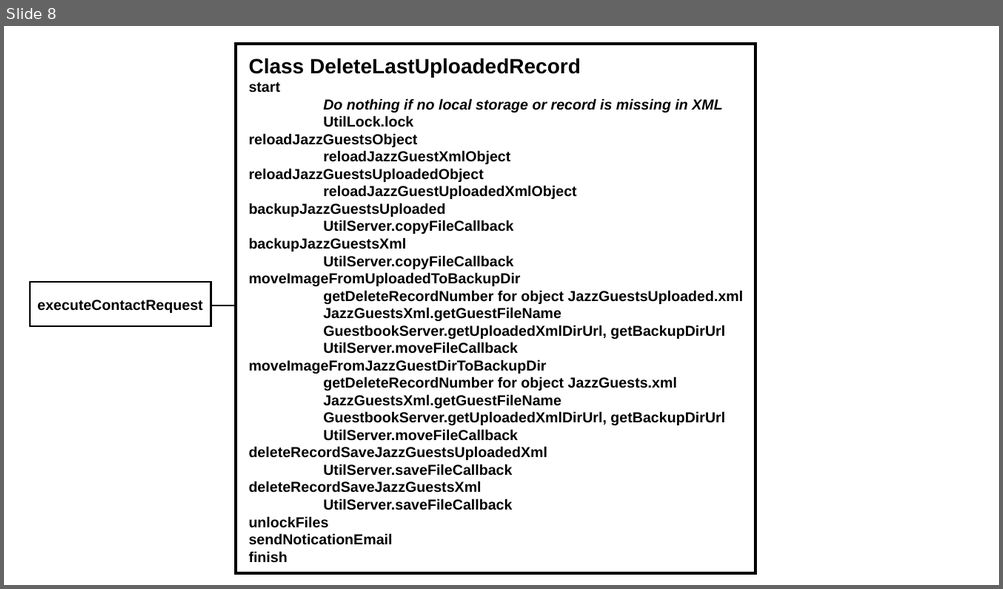
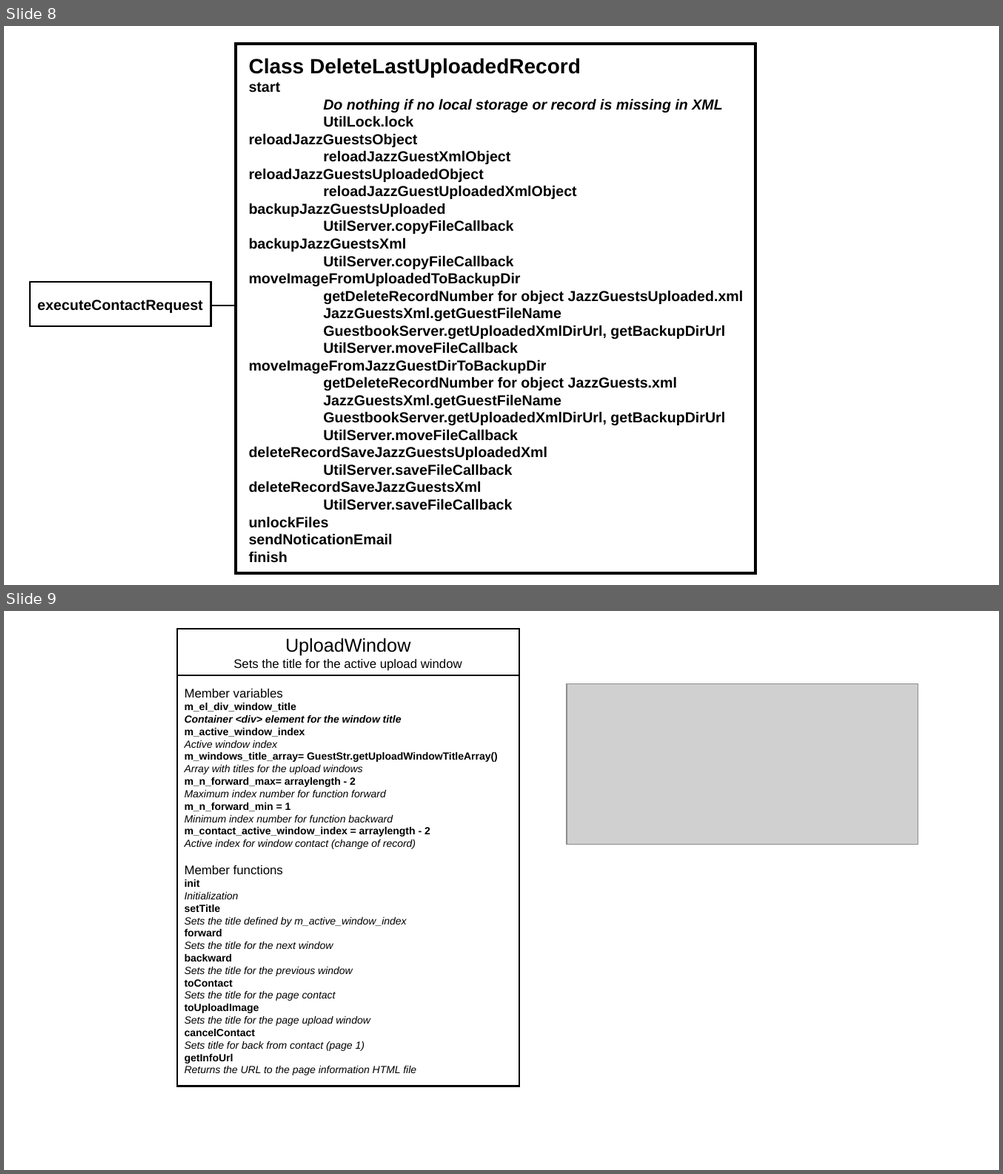
Before and after one commit to JazzLiveAarau/WwwGuestbook, a slide deck: Description/JazzGuestsUpload.pptx. Shown one above the other, each under a label of ours: slide 8 before the commit, slides 8 and 9 after it. The pictures are 1003x589 and 1003x1174 pixels, drawn with LibreOffice and Linux fonts; fonts in the diff are those of the drawing; grey boxes stand for pictures. Boxes give left, top, right and bottom in pixels: in the first picture for what was removed or moved away, otherwise in the second. Text is boxed around its words. In the diff, an @@ line names an element or a change of style, - is before the commit and + after.

```diff
--- a/Description/JazzGuestsUpload.pptx
+++ b/Description/JazzGuestsUpload.pptx
@@ slide 9 added at [4, 611, 999, 1170], background #FFFFFF @@
@@ rectangle added at [177, 629, 520, 675], outline #000000 1.5 pt, 12 pt, text #000000 @@
+UploadWindow
+Sets the title for the active upload window
@@ rectangle added at [177, 675, 520, 1086], outline #000000 1.5 pt, 10 pt, text #000000, italic @@
+Member variables
+m_el_div_window_title
+Container <div> element for the window title
+m_active_window_index
+Active window index
+m_windows_title_array= GuestStr.getUploadWindowTitleArray()
+Array with titles for the upload windows
+m_n_forward_max= arraylength - 2
+Maximum index number for function forward
+m_n_forward_min = 1
+Minimum index number for function backward
+m_contact_active_window_index = arraylength - 2
+Active index for window contact (change of record)
+Member functions
+init
+Initialization
+setTitle
+Sets the title defined by m_active_window_index
+forward
+Sets the title for the next window
+backward
+Sets the title for the previous window
+toContact
+Sets the title for the page contact
+toUploadImage
+Sets the title for the page upload window
+cancelContact
+Sets title for back from contact (page 1)
+getInfoUrl
+Returns the URL to the page information HTML file
@@ picture added at [566, 684, 918, 846] @@
```
Also in this commit, not shown: 4 other files.
